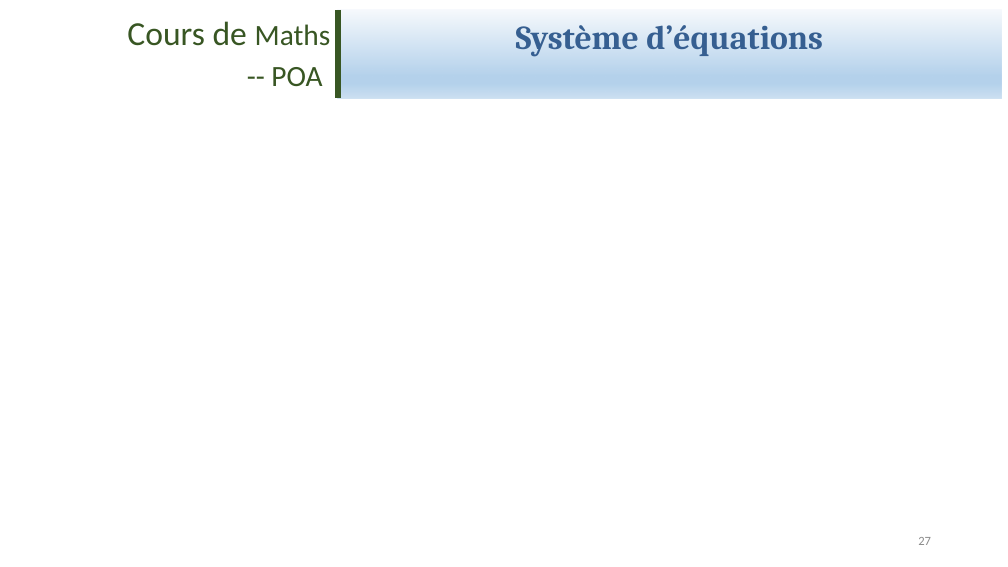
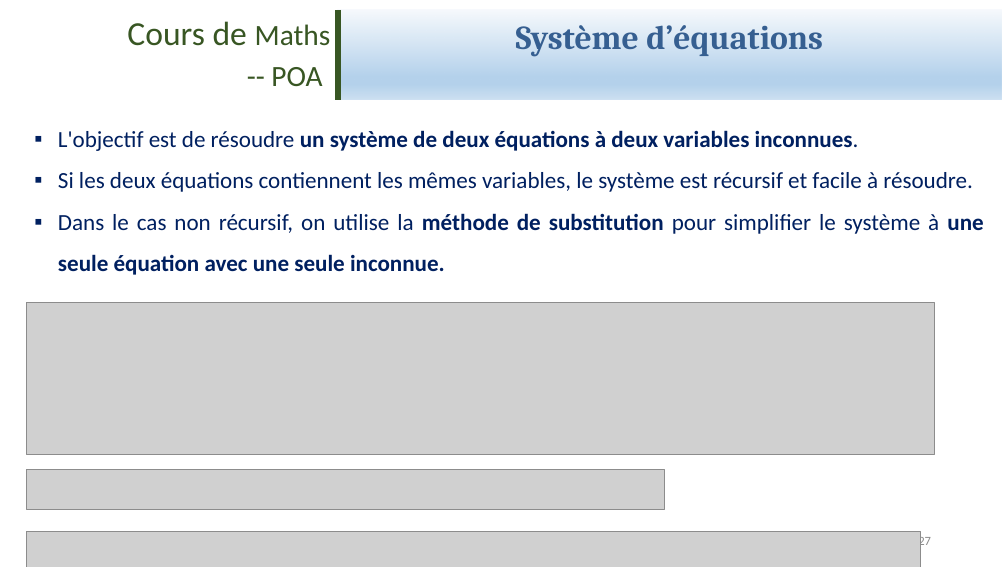
Before and after one commit to ArnoldSOH/Cours-L1-POA-FSEG-Creteil, a slide deck: slide 27 of L1/L1 POA Sem1/Cours POA L1.pptx. Drawn at 1008x567 pixels with LibreOffice and Linux fonts; fonts in the diff are those of the drawing; grey boxes stand for pictures. Boxes give left, top, right and bottom in pixels: in the first picture for what was removed or moved away, otherwise in the second. Text is boxed around its words. In the diff, an @@ line names an element or a change of style, - is before the commit and + after.

Commit message:
Cours des deux premières séances terminées

```diff
--- a/L1/L1 POA Sem1/Cours POA L1.pptx
+++ b/L1/L1 POA Sem1/Cours POA L1.pptx
@@ text added at (58, 130, 983, 275), 22 pt, text #002060 @@
+▪ L'objectif est de résoudre un système de deux équations à deux variables inconnues.
+▪ Si les deux équations contiennent les mêmes variables, le système est récursif et facile à résoudre.
+▪ Dans le cas non récursif, on utilise la méthode de substitution pour simplifier le système à une seule équation avec une seule inconnue.
@@ picture added at (27, 302, 935, 454) @@
@@ picture added at (27, 469, 665, 509) @@
@@ picture added at (27, 532, 921, 567) @@
```
Also in this commit, not shown: 3 other slides changed, 5 slides added, 5 slides removed.
